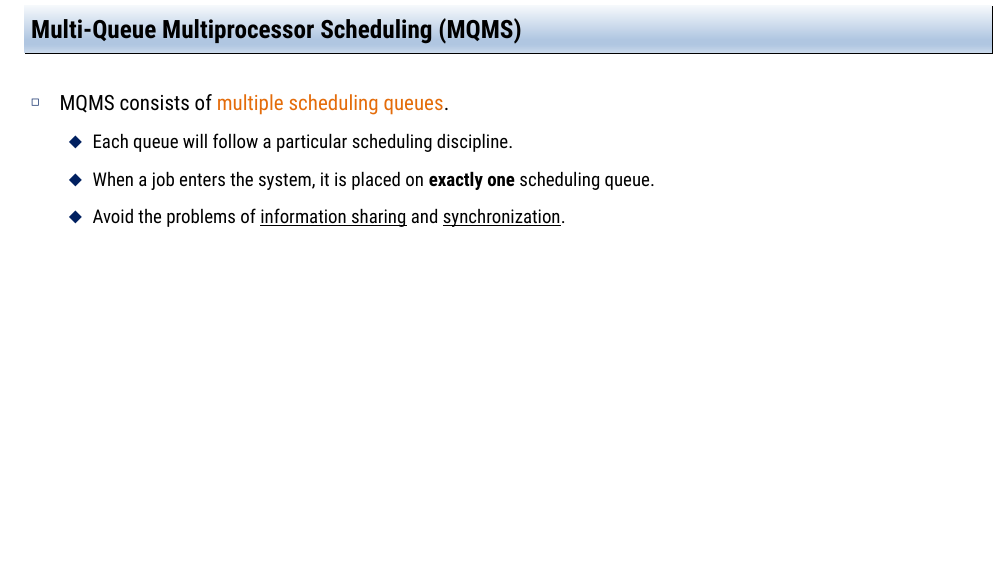
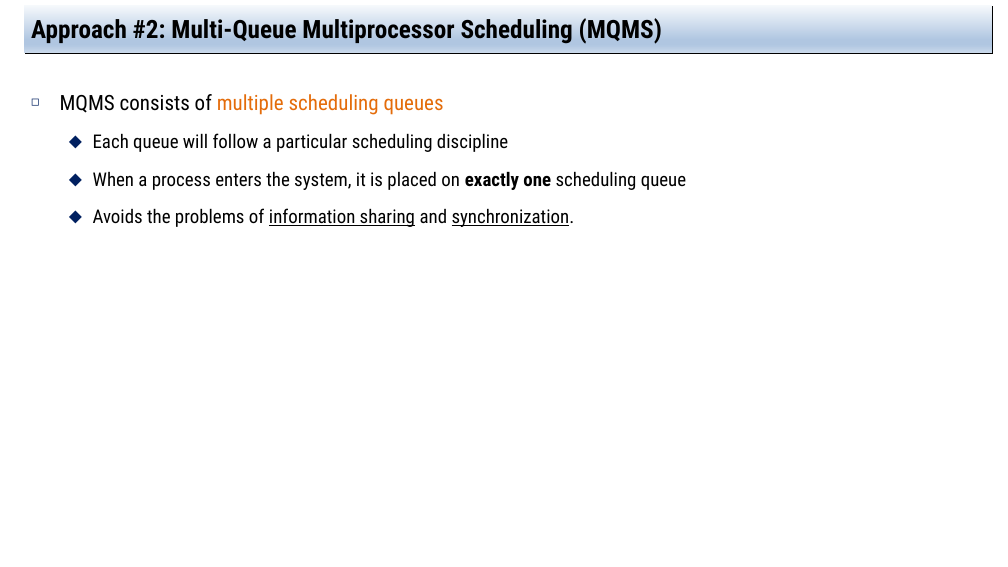
Before and after one commit to jachermocilla/extra-course-materials, a slide deck: slide 15 of cmsc125/ostep/slides/01.Virtualization/10.Multiprocessor_Scheduling(Advanced).pptx. Drawn at 1008x567 pixels with LibreOffice and Linux fonts; fonts in the diff are those of the drawing. Boxes give left, top, right and bottom in pixels: in the first picture for what was removed or moved away, otherwise in the second. Text is boxed around its words. In the diff, an @@ line names an element or a change of style, - is before the commit and + after.

```diff
--- a/cmsc125/ostep/slides/01.Virtualization/10.Multiprocessor_Scheduling(Advanced).pptx
+++ b/cmsc125/ostep/slides/01.Virtualization/10.Multiprocessor_Scheduling(Advanced).pptx
@@ title at (31, 15, 662, 44): text changed @@
-Multi-Queue Multiprocessor Scheduling (MQMS)
+Approach #2: Multi-Queue Multiprocessor Scheduling (MQMS)
@@ text at (60, 94, 686, 227): text changed @@
-◻ MQMS consists of multiple scheduling queues.
-  ⬥ Each queue will follow a particular scheduling discipline.
-  ⬥ When a job enters the system, it is placed on exactly one scheduling queue.
-  ⬥ Avoid the problems of information sharing and synchronization.
+◻ MQMS consists of multiple scheduling queues
+  ⬥ Each queue will follow a particular scheduling discipline
+  ⬥ When a process enters the system, it is placed on exactly one scheduling queue
+  ⬥ Avoids the problems of information sharing and synchronization.
```
Also in this commit, not shown: 10 other slides changed, 1 slide added, 1 other file.
